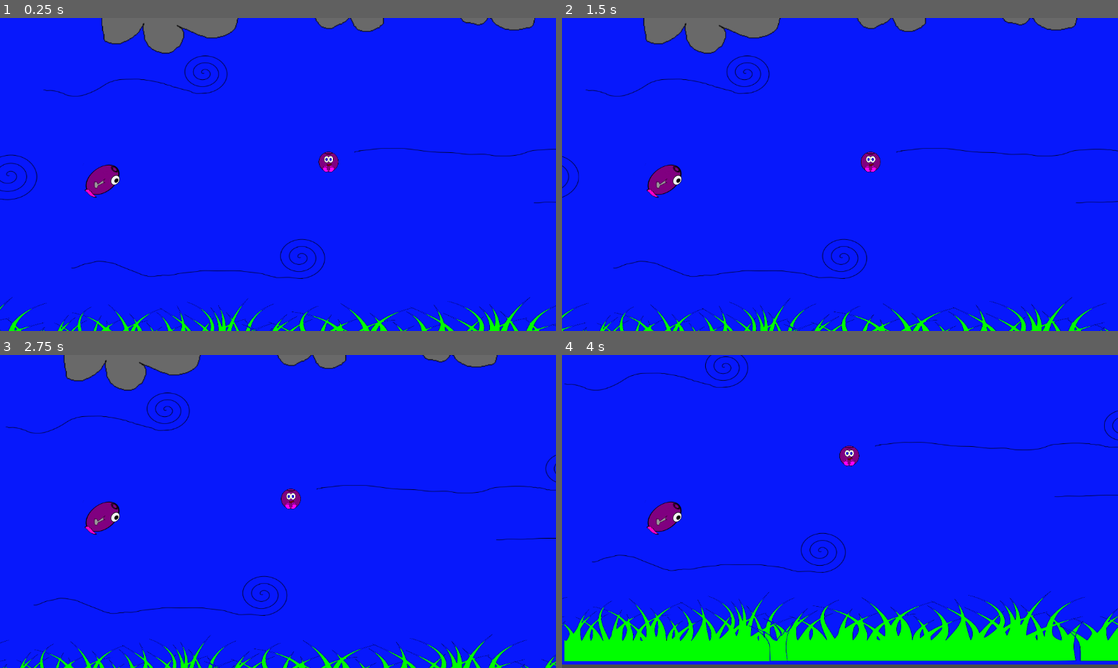
Above: before the commit, frames 1-4 (two rows, left to right).
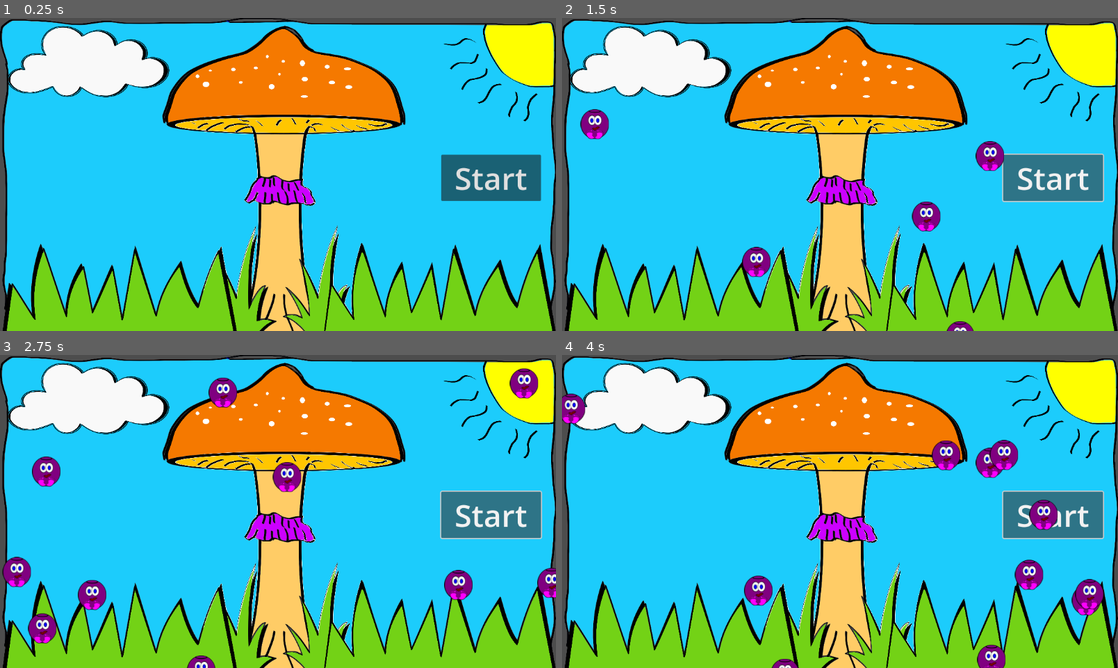
Above: after the commit, the same moments.

Repository: andrewdoesit/Spore-It
Game: Godot game, scene res://Levels/sunny_day.tscn
Same seed, same stepped clock (60 frames per second), same inputs: the game is played once before the commit and once after it. Before the commit the project starts from res://Levels/test_level.tscn.
Inputs (mouse positions are in pixels of both pictures, inside the frame that each line leads up to):
- Up to frame 1 (0.25 s): no input
- Up to frame 2 (1.5 s): click (1051, 177) at 0.5 s, where only the run after the commit has a clickable "Start"; click (1051, 177) at 1.25 s, where only the run after the commit has a clickable "Start"
- Up to frame 3 (2.75 s): hold Up (up) from 2.03 s (still down); hold Left (stop) from 2.03 s (still down)
- Up to frame 4 (4 s): release Up (up) at 2.78 s; release Left (stop) at 2.78 s; hold Down (down) 2.78-3.53 s; tap Left (stop) at 2.85 s; hold Up (up) from 3.53 s (still down); hold Left (stop) from 3.53 s (still down)

The runs differ from the first frame. In frame 1, 100% of the frame differs, in the area x 0-100%, y 0-100%; in frame 2, 100%; in frame 3, 100%; in frame 4, 100%.

Commit message:
A Sunny Day

Diff:
--- /dev/null
+++ b/sporeit/Characters/Components/CharacterGravityComponent.gd
@@ -0,0 +1,15 @@
+class_name CompCharactersGravity
+
+extends Node
+
+@export var character : CharacterBody2D
+@export var gravity : float = 980
+@export var gravity_speed : float = 0.5
+
+var gravity_vector
+
+# Called every frame. 'delta' is the elapsed time since the previous frame.
+func _process(delta: float) -> void:
+	gravity_vector = Vector2(0, gravity * delta * gravity_speed)
+	character.velocity += gravity_vector
+	character.move_and_slide()
--- a/sporeit/Characters/Components/PlayerMovementComponent.gd
+++ b/sporeit/Characters/Components/PlayerMovementComponent.gd
@@ -5,18 +5,17 @@
 #NOTE: Must attach the script and assign to the characterbody2d
 @export var character : CharacterBody2D
 @export var vertical_speed : float = 300
-@export var foward_speed : float = 25
+@export var forward_speed : float = 50
 
 # NOTE: Having Velocity has a physics effect
 # If you change to position it will give it a different effect
 # TODO: Try with both once we have a level
 func _physics_process(delta: float) -> void:
-	character.velocity.x += foward_speed * delta
+	character.position.x += forward_speed * delta
 	if Input.is_action_pressed("up"):
 		character.velocity.y -= vertical_speed * delta
 	if Input.is_action_pressed("down"):
 		character.velocity.y += vertical_speed * delta
 	if Input.is_action_pressed("stop"):
 		character.velocity =  Vector2.ZERO
-
 	character.move_and_slide()
--- /dev/null
+++ b/sporeit/Characters/Items/dropping_spore.gd
@@ -0,0 +1,7 @@
+extends CharacterBody2D
+
+
+
+func _on_visible_on_screen_notifier_2d_screen_exited() -> void:
+	queue_free()
+	print("peace")
--- /dev/null
+++ b/sporeit/Characters/Items/dropping_spore.tscn
@@ -0,0 +1,28 @@
+[gd_scene load_steps=5 format=3 uid="uid://cga6rbwgu0k16"]
+
+[ext_resource type="Texture2D" uid="uid://vb78fve0ywp8" path="res://Art/Items/sporeitem_64.png" id="1_jyqn0"]
+[ext_resource type="Script" path="res://Characters/Items/dropping_spore.gd" id="1_lhuob"]
+[ext_resource type="Script" path="res://Characters/Components/CharacterGravityComponent.gd" id="2_tbrsi"]
+
+[sub_resource type="CircleShape2D" id="CircleShape2D_i5t8s"]
+radius = 29.0172
+
+[node name="DroppingSpore" type="CharacterBody2D"]
+slide_on_ceiling = false
+floor_constant_speed = true
+script = ExtResource("1_lhuob")
+
+[node name="Sprite2D" type="Sprite2D" parent="."]
+texture = ExtResource("1_jyqn0")
+
+[node name="CollisionShape2D" type="CollisionShape2D" parent="."]
+shape = SubResource("CircleShape2D_i5t8s")
+disabled = true
+
+[node name="CompCharactersGravity" type="Node" parent="." node_paths=PackedStringArray("character")]
+script = ExtResource("2_tbrsi")
+character = NodePath("..")
+
+[node name="VisibleOnScreenNotifier2D" type="VisibleOnScreenNotifier2D" parent="."]
+
+[connection signal="screen_exited" from="VisibleOnScreenNotifier2D" to="." method="_on_visible_on_screen_notifier_2d_screen_exited"]
--- a/sporeit/Characters/Items/spore_item.tscn
+++ b/sporeit/Characters/Items/spore_item.tscn
@@ -1,6 +1,6 @@
 [gd_scene load_steps=4 format=3 uid="uid://knl0l1ik4qin"]
 
-[ext_resource type="Texture2D" uid="uid://x01xm65hxx8q" path="res://Art/sporeitem_128.png" id="1_k4hqb"]
+[ext_resource type="Texture2D" uid="uid://x01xm65hxx8q" path="res://Art/Items/sporeitem_128.png" id="1_k4hqb"]
 
 [sub_resource type="CircleShape2D" id="CircleShape2D_voxfb"]
 radius = 40.0
--- /dev/null
+++ b/sporeit/Characters/player_ui.tscn
@@ -0,0 +1,58 @@
+[gd_scene load_steps=3 format=3 uid="uid://dughf74omx64y"]
+
+[ext_resource type="Texture2D" uid="uid://x01xm65hxx8q" path="res://Art/Items/sporeitem_128.png" id="1_57g7f"]
+[ext_resource type="FontFile" uid="uid://c8erb0048qeim" path="res://Art/Fonts/Kaph-Regular.otf" id="2_aao6w"]
+
+[node name="Control" type="Control"]
+layout_mode = 3
+anchors_preset = 0
+offset_left = 4.0
+offset_top = 2.0
+offset_right = 44.0
+offset_bottom = 42.0
+
+[node name="Sprite2D" type="Sprite2D" parent="."]
+position = Vector2(29, 55)
+scale = Vector2(0.268555, 0.288889)
+texture = ExtResource("1_57g7f")
+
+[node name="Label" type="Label" parent="."]
+offset_left = 54.0
+offset_top = 24.0
+offset_right = 115.0
+offset_bottom = 82.0
+size_flags_horizontal = 4
+size_flags_vertical = 0
+theme_override_colors/font_color = Color(0, 0.756863, 0, 1)
+theme_override_colors/font_shadow_color = Color(0, 0, 0, 1)
+theme_override_fonts/font = ExtResource("2_aao6w")
+theme_override_font_sizes/font_size = 50
+text = "=="
+
+[node name="Title" type="Label" parent="."]
+offset_left = -4.0
+offset_top = -2.0
+offset_right = 223.0
+offset_bottom = 29.0
+theme_override_colors/font_color = Color(0.892605, 0.557755, 0.512892, 1)
+theme_override_colors/font_shadow_color = Color(0, 0, 0, 1)
+theme_override_fonts/font = ExtResource("2_aao6w")
+theme_override_font_sizes/font_size = 25
+text = "SPORE SCORE"
+
+[node name="SporeScore" type="Label" parent="."]
+layout_mode = 1
+anchors_preset = 1
+anchor_left = 1.0
+anchor_right = 1.0
+offset_left = 61.0
+offset_top = 33.0
+offset_right = 167.0
+offset_bottom = 91.0
+grow_horizontal = 0
+theme_override_colors/font_color = Color(0.938569, 0.418741, 0.632924, 1)
+theme_override_colors/font_shadow_color = Color(0, 0, 0, 1)
+theme_override_fonts/font = ExtResource("2_aao6w")
+theme_override_font_sizes/font_size = 50
+text = "0"
+horizontal_alignment = 1
--- a/sporeit/Characters/qubey.gd
+++ b/sporeit/Characters/qubey.gd
@@ -1,25 +1,31 @@
 extends CharacterBody2D
 
 # TODO: Find out what is wrong with the animations its hard to get the switches right
+@onready var spore_score = $Control/SporeScore
+
 var spores_collected = 0
-var play_foward_animation : bool = true
-var play_back_animation : bool = false
 
-func loose_game() -> void:
+
+func _ready() -> void:
 	$AnimatedSprite2D.play("move_foward")
 
 
-
+# NOTE: Might want to change the scene when we die
 func _on_area_2d_body_entered(body: Node2D) -> void:
 	if body.is_in_group("enemy"):
-		# CHeck If we have any spores collected if not die
 		if spores_collected > 0:
 			spores_collected = 0
 		elif spores_collected <= 0:
-			#queue_free()
-			pass
+			queue_free()
+			print("LOOSE")
+
 	if body.is_in_group("SporeItem"):
 		spores_collected += 1
 		# TODO: add the node to the player and have it trail behind him
 		body.queue_free()
+		$WeeSound.play()
 		print("Spores Collected: ", spores_collected)
+	update_ui()
+
+func update_ui() -> void:
+	spore_score.text = str(spores_collected)
--- a/sporeit/Characters/qubey.tscn
+++ b/sporeit/Characters/qubey.tscn
@@ -6,6 +6,8 @@
 [ext_resource type="Texture2D" uid="uid://bsdbfdihb3rcp" path="res://Art/Characters/spore.png" id="2_lqjvf"]
 [ext_resource type="Texture2D" uid="uid://vde28vlm43aj" path="res://Art/Characters/spore2.png" id="4_a7ltx"]
 [ext_resource type="Texture2D" uid="uid://cpmbcjp0hku37" path="res://Art/Characters/spore3.png" id="5_vunwl"]
+[ext_resource type="AudioStream" uid="uid://darj6ensrxfkm" path="res://Art/SoundFX/wee.ogg" id="7_0rep4"]
+[ext_resource type="PackedScene" uid="uid://dughf74omx64y" path="res://Characters/player_ui.tscn" id="8_dhmb5"]
 
 [sub_resource type="SpriteFrames" id="SpriteFrames_uifw3"]
 animations = [{
@@ -43,6 +45,8 @@
 scale = Vector2(0.38835, 0.38835)
 sprite_frames = SubResource("SpriteFrames_uifw3")
 animation = &"move_foward"
+frame = 3
+frame_progress = 1.0
 
 [node name="CompPlayerMove" type="Node" parent="." node_paths=PackedStringArray("character")]
 script = ExtResource("2_kftw4")
@@ -64,4 +68,15 @@
 rotation = 1.05856
 shape = SubResource("CapsuleShape2D_6ixxm")
 
+[node name="WeeSound" type="AudioStreamPlayer" parent="."]
+stream = ExtResource("7_0rep4")
+volume_db = -3.748
+pitch_scale = 2.66
+
+[node name="Control" parent="." instance=ExtResource("8_dhmb5")]
+offset_left = -118.0
+offset_top = -203.0
+offset_right = -78.0
+offset_bottom = -163.0
+
 [connection signal="body_entered" from="Area2D" to="." method="_on_area_2d_body_entered"]
--- /dev/null
+++ b/sporeit/Levels/sunny_day.gd
@@ -0,0 +1,27 @@
+extends Node2D
+
+@onready var spore_scene = preload("res://Characters/Items/dropping_spore.tscn")
+var count = 0
+
+func spawn_ten_thousand():
+	for i in range(10000):
+		count += 1
+		spawn_spore()
+		print(count)
+		await get_tree().create_timer(0.25).timeout
+
+func spawn_spore() -> void:
+	var spore = spore_scene.instantiate()
+	add_child(spore)
+	spore.position = get_random_spawn_point()
+
+#TODO: Use the mouse to get global positons for our X and Y axis
+func get_random_spawn_point() -> Vector2:
+	var random_x_position = randi_range(0, 1152)
+	var random_y_position = randi_range(0, 648)
+	var pos = Vector2(random_x_position, random_y_position)
+	return pos
+
+
+func _on_start_pressed() -> void:
+	spawn_ten_thousand()
--- /dev/null
+++ b/sporeit/Levels/sunny_day.tscn
@@ -0,0 +1,34 @@
+[gd_scene load_steps=4 format=3 uid="uid://djs5eg213ud6m"]
+
+[ext_resource type="Script" path="res://Levels/sunny_day.gd" id="1_257jo"]
+[ext_resource type="Texture2D" uid="uid://qmbejfucftp3" path="res://Art/Background/mushroomScreen.png" id="1_wh026"]
+
+[sub_resource type="CapsuleShape2D" id="CapsuleShape2D_7bd1m"]
+radius = 17.9999
+height = 445.989
+
+[node name="SunnyDay" type="Node2D"]
+script = ExtResource("1_257jo")
+
+[node name="TextureRect" type="TextureRect" parent="."]
+offset_right = 1154.0
+offset_bottom = 665.0
+texture = ExtResource("1_wh026")
+expand_mode = 1
+
+[node name="Area2D" type="Area2D" parent="."]
+
+[node name="CollisionShape2D" type="CollisionShape2D" parent="Area2D"]
+position = Vector2(586, 219)
+rotation = 1.57312
+shape = SubResource("CapsuleShape2D_7bd1m")
+
+[node name="Start" type="Button" parent="."]
+offset_left = 914.0
+offset_top = 283.0
+offset_right = 1121.0
+offset_bottom = 379.0
+theme_override_font_sizes/font_size = 64
+text = "Start"
+
+[connection signal="pressed" from="Start" to="." method="_on_start_pressed"]
--- a/sporeit/Levels/test_level.gd
+++ b/sporeit/Levels/test_level.gd
@@ -1,22 +1,21 @@
 extends Node2D
-# TODO: Have the gnats spawn One at a time and when off the screen quefree
 
 
 @onready var camera = $Qubey/Camera2D
+
 @onready var gnat = preload("res://Characters/Enemies/fu_nat.tscn")
+@onready var spore_item = preload("res://Characters/Items/spore_item.tscn")
 
 
 # Called when the node enters the scene tree for the first time.
 func _ready() -> void:
-	spawn_gnat()
-	spawn_gnat()
-	spawn_gnat()
+	pass
 
 
+#BUG: This throws an error when we loss our character
 func get_random_spawn_position() -> Vector2:
-	# BUG: Seems to only work one time they get clustered
 	var spawn_position = camera.get_screen_center_position()
-	spawn_position.x = spawn_position.x * 10
+	spawn_position.x = spawn_position.x * 2
 	spawn_position.y = randi_range(0, 648)
 	return spawn_position
 
@@ -24,3 +23,19 @@
 	var enemy = gnat.instantiate()
 	add_child(enemy)
 	enemy.position = get_random_spawn_position()
+
+func spawn_spore_item() -> void:
+	var item = spore_item.instantiate()
+	add_child(item)
+	item.position = get_random_spawn_position()
+
+func _on_enemy_spawn_timer_timeout() -> void:
+	spawn_gnat()
+	$EnemySpawnTimer.start()
+	print("FU-Nat")
+
+
+func _on_item_spawn_timer_timeout() -> void:
+	spawn_spore_item()
+	$ItemSpawnTimer.start()
+	print("Spawned a Spore")
--- a/sporeit/Levels/test_level.tscn
+++ b/sporeit/Levels/test_level.tscn
@@ -15,3 +15,13 @@
 
 [node name="Qubey" parent="." instance=ExtResource("4_4pxbp")]
 position = Vector2(81, 377)
+
+[node name="EnemySpawnTimer" type="Timer" parent="."]
+wait_time = 3.0
+autostart = true
+
+[node name="ItemSpawnTimer" type="Timer" parent="."]
+autostart = true
+
+[connection signal="timeout" from="EnemySpawnTimer" to="." method="_on_enemy_spawn_timer_timeout"]
+[connection signal="timeout" from="ItemSpawnTimer" to="." method="_on_item_spawn_timer_timeout"]
--- a/sporeit/project.godot
+++ b/sporeit/project.godot
@@ -11,7 +11,7 @@
 [application]
 
 config/name="SporeIt"
-run/main_scene="res://Levels/test_level.tscn"
+run/main_scene="res://Levels/sunny_day.tscn"
 config/features=PackedStringArray("4.3", "Forward Plus")
 boot_splash/bg_color=Color(0.0142752, 0.0142752, 0.0142752, 1)
 boot_splash/image="res://TheMooseBear.png"
@@ -44,3 +44,8 @@
 "events": [Object(InputEventKey,"resource_local_to_scene":false,"resource_name":"","device":-1,"window_id":0,"alt_press …(195 unchanged characters)…
 ]
 }
+foward={
+"deadzone": 0.5,
+"events": [Object(InputEventKey,"resource_local_to_scene":false,"resource_name":"","device":-1,"window_id":0,"alt_pressed":false,"shift_pressed":false,"ctrl_pressed":false,"meta_pressed":false,"pressed":false,"keycode":0,"physical_keycode":4194321,"key_label":0,"unicode":0,"location":0,"echo":false,"script":null)
+]
+}
Binary file added: sporeit/Art/Background/mushroomScreen.png
Not shown, added: sporeit/Art/Background/mushroomScreen.png.import
Binary file added: sporeit/Art/Fonts/Kaph-Regular.otf
Not shown, added: sporeit/Art/Fonts/Kaph-Regular.otf.import
Renamed: sporeit/Art/sporeitem_128.png -> sporeit/Art/Items/sporeitem_128.png
Not shown, added: sporeit/Art/Items/sporeitem_128.png.import
Binary file added: sporeit/Art/Items/sporeitem_64.png
Not shown, changed: sporeit/Art/Items/sporeitem_64.png.import
Not shown, added: sporeit/Art/SoundFX/Yahoo.ogg.import
Not shown, added: sporeit/Art/SoundFX/wee.ogg.import
Not shown: 1 places in sporeit/Characters/qubey.tscn that only renumber resources
Not shown, added: sporeit/Art/SoundFX/Yahoo.ogg
(and 1 more such lines)
